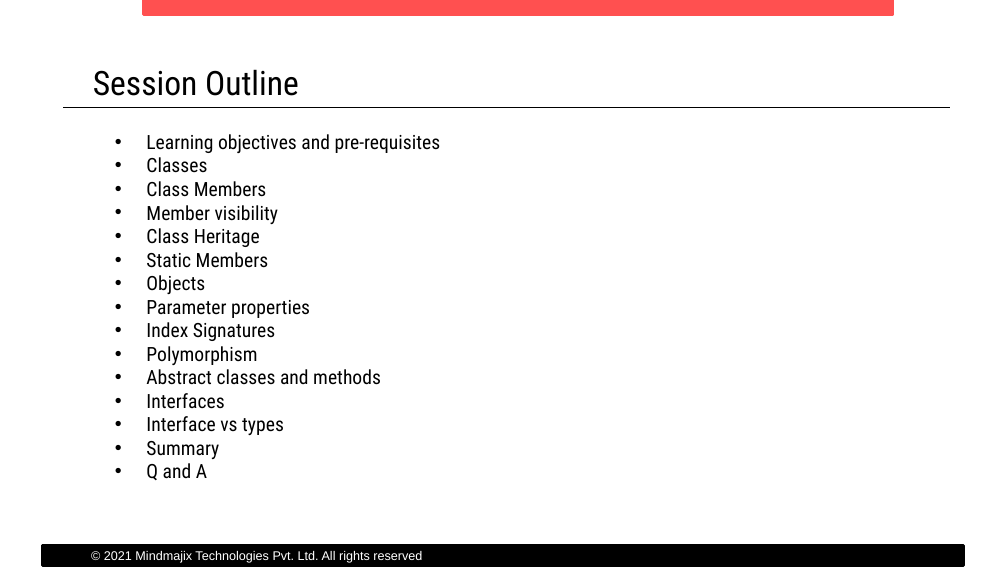
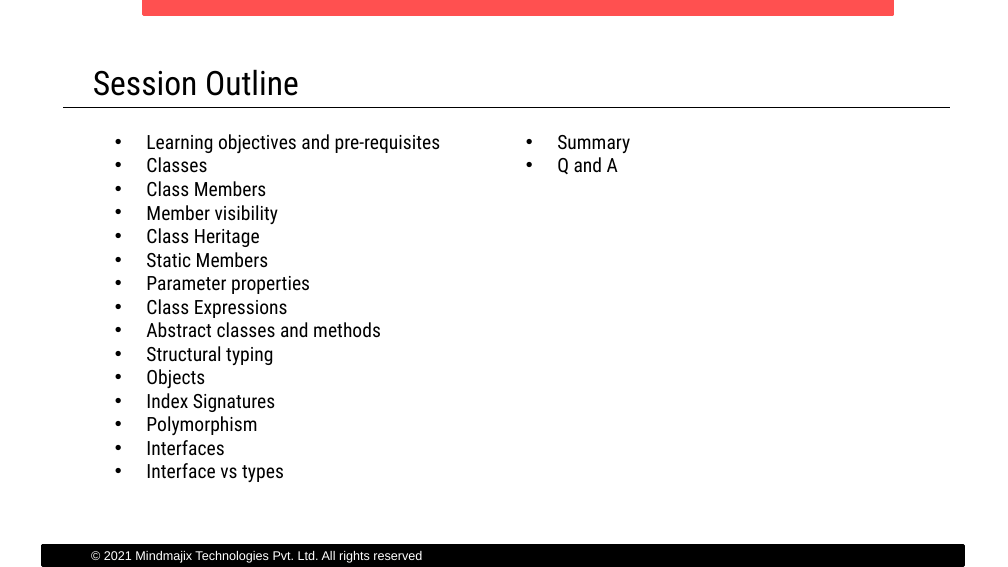
Before and after one commit to benjaminmishra/hello-typescript, a slide deck: slide 68 of docs/Typescript Demo.pptx. Drawn at 1008x567 pixels with LibreOffice and Linux fonts; fonts in the diff are those of the drawing. Boxes give left, top, right and bottom in pixels: in the first picture for what was removed or moved away, otherwise in the second. Text is boxed around its words. In the diff, an @@ line names an element or a change of style, - is before the commit and + after.

```diff
--- a/docs/Typescript Demo.pptx
+++ b/docs/Typescript Demo.pptx
@@ text at (146,276,381,365): paragraphs added @@
+                • Parameter properties
+                • Class Expressions
+                • Abstract classes and methods
+                • Structural typing
@@ text at (146,300,310,318): paragraph removed @@
-                • Parameter properties
@@ text at (146,369,381,385): paragraph removed @@
-                • Abstract classes and methods
```
Also in this commit, not shown: 1 slide removed, 4 other files.
